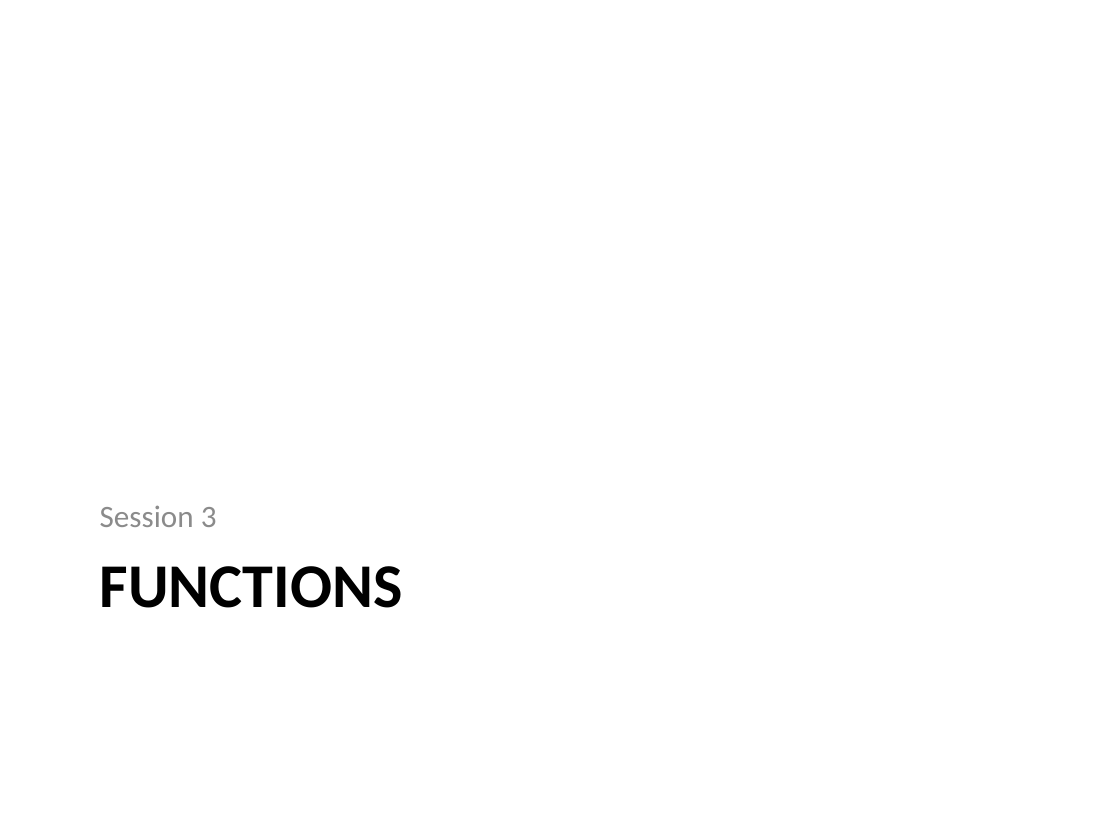
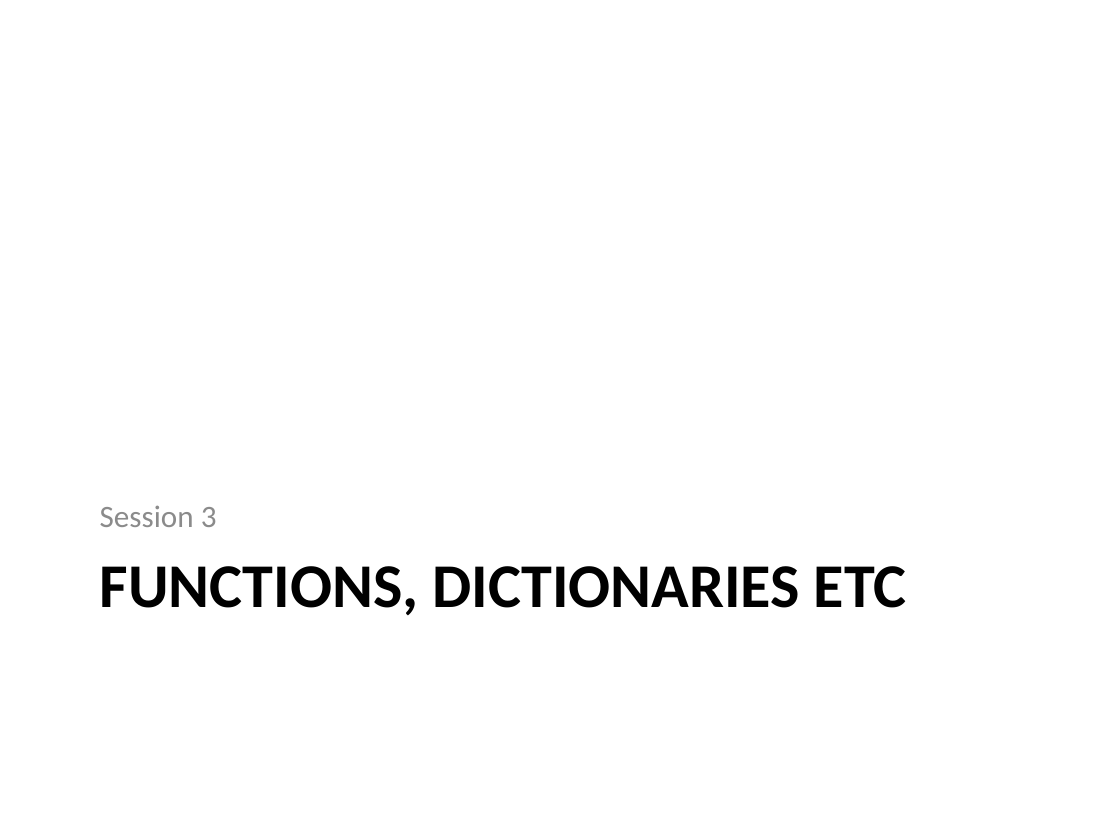
Before and after one commit to alaudo/coderdojo-python, a slide deck: slide 43 of dojo-presentation-intermediate.pptx (slide 46 before the commit). Drawn at 1120x840 pixels with LibreOffice and Linux fonts; fonts in the diff are those of the drawing. Boxes give left, top, right and bottom in pixels: in the first picture for what was removed or moved away, otherwise in the second. Text is boxed around its words. In the diff, an @@ line names an element or a change of style, - is before the commit and + after.

```diff
--- a/dojo-presentation-intermediate.pptx
+++ b/dojo-presentation-intermediate.pptx
@@ title at box(100, 566, 907, 615): text changed @@
-FUNCTIONS
+FUNCTIONS, DICTIONARIES ETC
```
Also in this commit, not shown: 1 other slide changed, 25 slides added, 10 slides removed, 8 other files.
